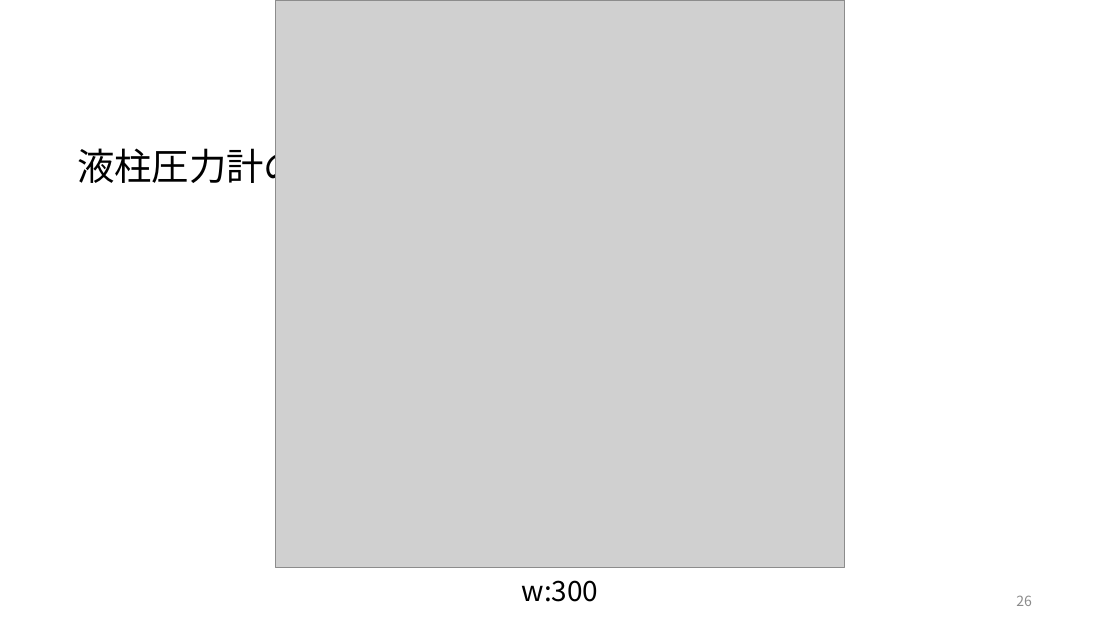
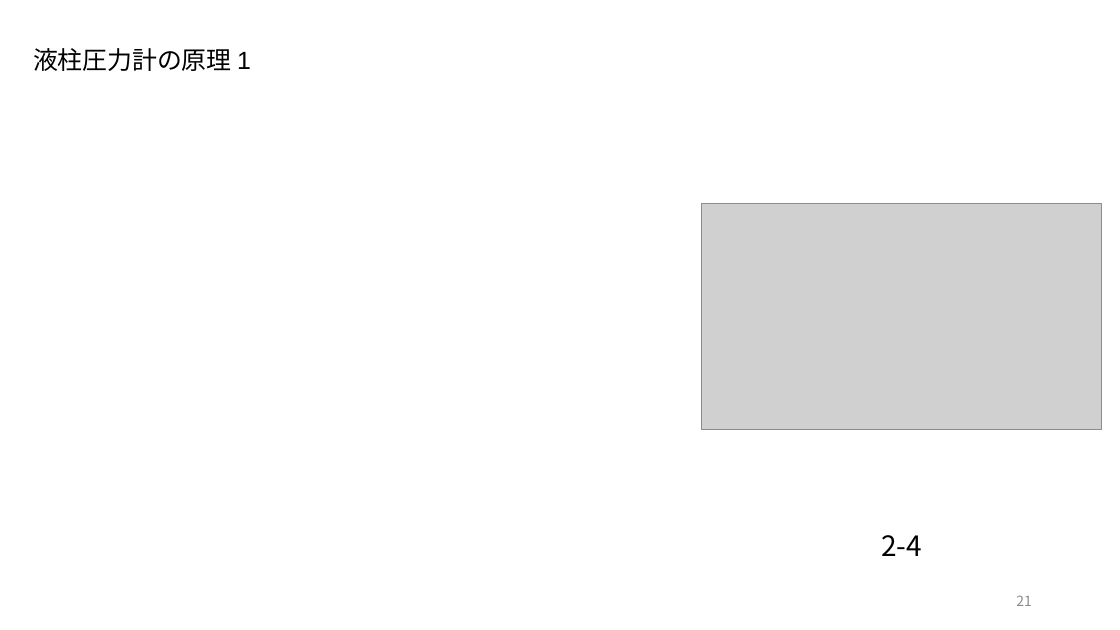
Before and after one commit to akmiccom/markdown_powerpoint, a slide deck: slide 21 of Basics_of_Fluid_Mechanics/Basics_of_Fluid_Mechanics.pptx (slide 26 before the commit). Drawn at 1120x630 pixels with LibreOffice and Linux fonts; fonts in the diff are those of the drawing; grey boxes stand for pictures; background and template pictures are left out. Boxes give left, top, right and bottom in pixels: in the first picture for what was removed or moved away, otherwise in the second. Text is boxed around its words. In the diff, an @@ line names an element or a change of style, - is before the commit and + after.

```diff
--- a/Basics_of_Fluid_Mechanics/Basics_of_Fluid_Mechanics.pptx
+++ b/Basics_of_Fluid_Mechanics/Basics_of_Fluid_Mechanics.pptx
@@ picture removed at [276,0,844,568] @@
@@ title at [33,48,251,71]: text changed; size 24 to 16 pt @@
-液柱圧力計の原理 2
+液柱圧力計の原理 1
@@ picture added at [701,204,1101,429] @@
@@ text added at [881,535,922,556], 18 pt, text #000000 @@
+2-4
@@ text removed at [522,580,599,602] @@
-w:300
@@ page number at [1016,595,1032,606]: text changed @@
-26
+21
```
Also in this commit, not shown: 10 other slides changed, 2 slides added, 5 slides removed, 4 other files.
